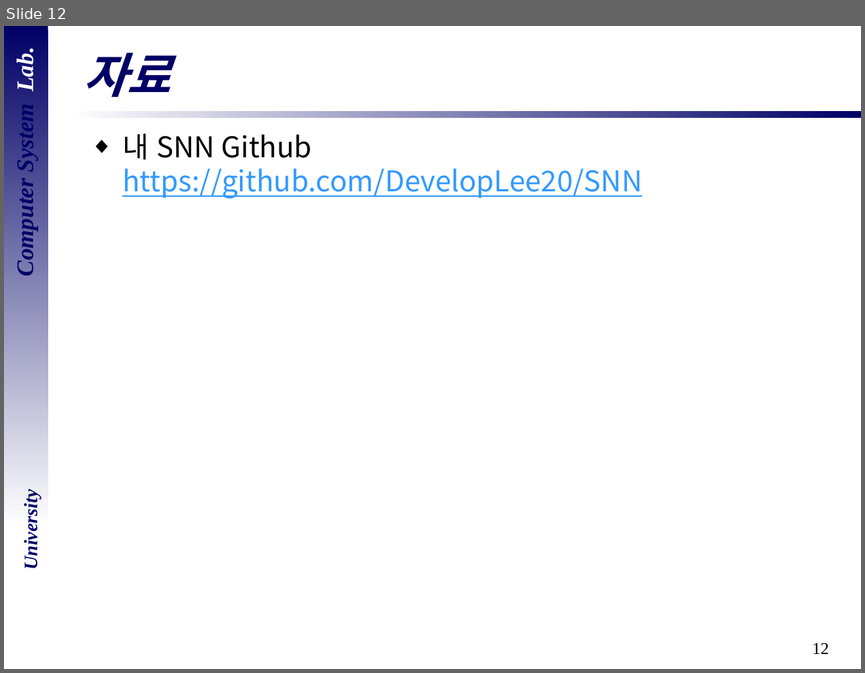
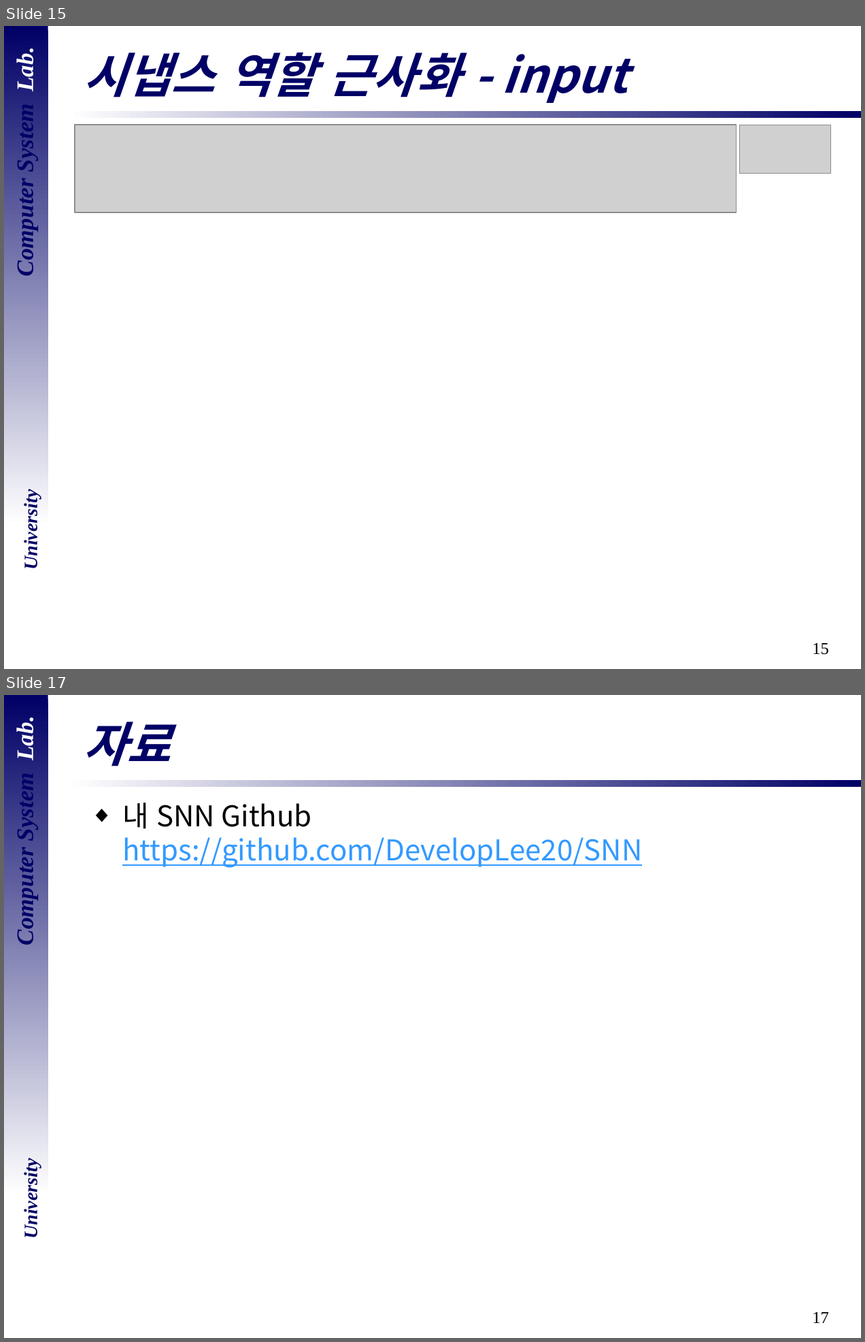
Before and after one commit to DevelopLee20/SNN, a slide deck: cs semina/07_Spytorch-1.pptx. Shown one above the other, each under a label of ours: slide 12 before the commit, slides 15 and 17 after it; the slides between them are not shown. The pictures are 865x673 and 865x1342 pixels, drawn with LibreOffice and Linux fonts; fonts in the diff are those of the drawing; grey boxes stand for pictures; background and template pictures are left out. Boxes give left, top, right and bottom in pixels: in the first picture for what was removed or moved away, otherwise in the second. Text is boxed around its words. In the diff, an @@ line names an element or a change of style, - is before the commit and + after.

```diff
--- a/cs semina/07_Spytorch-1.pptx
+++ b/cs semina/07_Spytorch-1.pptx
@@ slide 15 added at (x1=4, y1=26, x2=861, y2=669), background #FFFFFF; not listed: 5 template elements that a slide beside it also shows @@
@@ title added at (x1=84, y1=53, x2=628, y2=103), 40 pt, text #000066, bold, italic @@
+시냅스 역할 근사화 - input
@@ picture added at (x1=75, y1=125, x2=736, y2=212) @@
@@ picture added at (x1=739, y1=125, x2=830, y2=172) @@
@@ what was slide 12 is now slide 17 @@
@@ page number at (x1=812, y1=1312, x2=829, y2=1323): text changed @@
-12
+17
```
Also in this commit, not shown: 2 slides changed, 4 other slides added.
